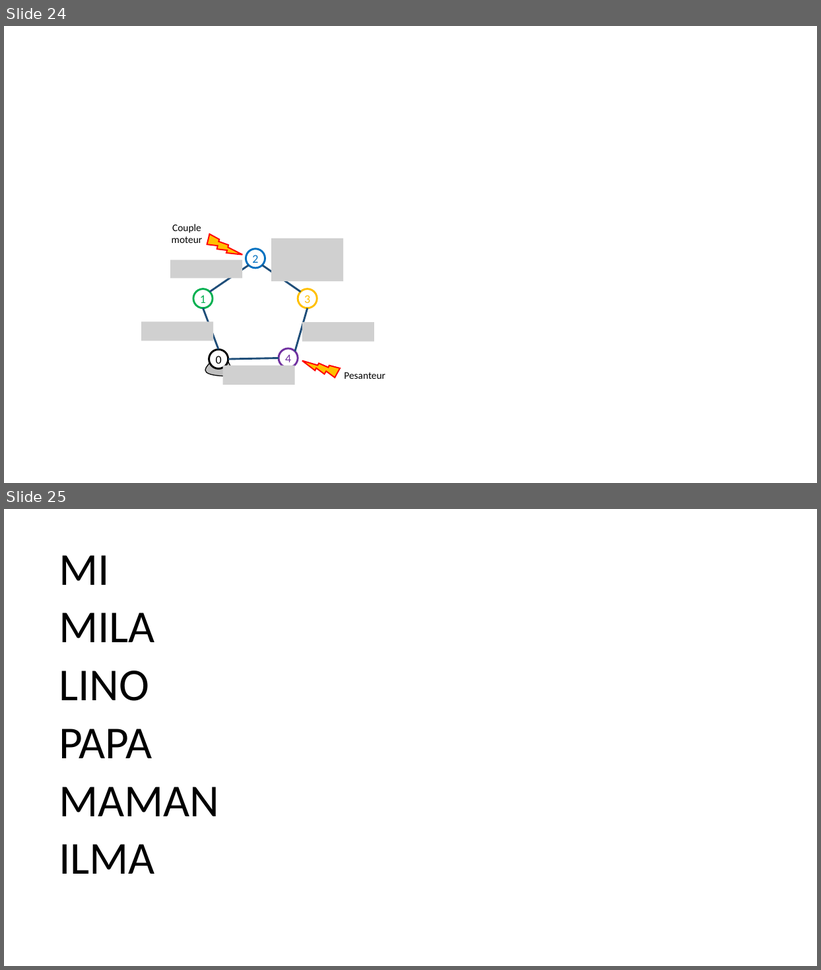
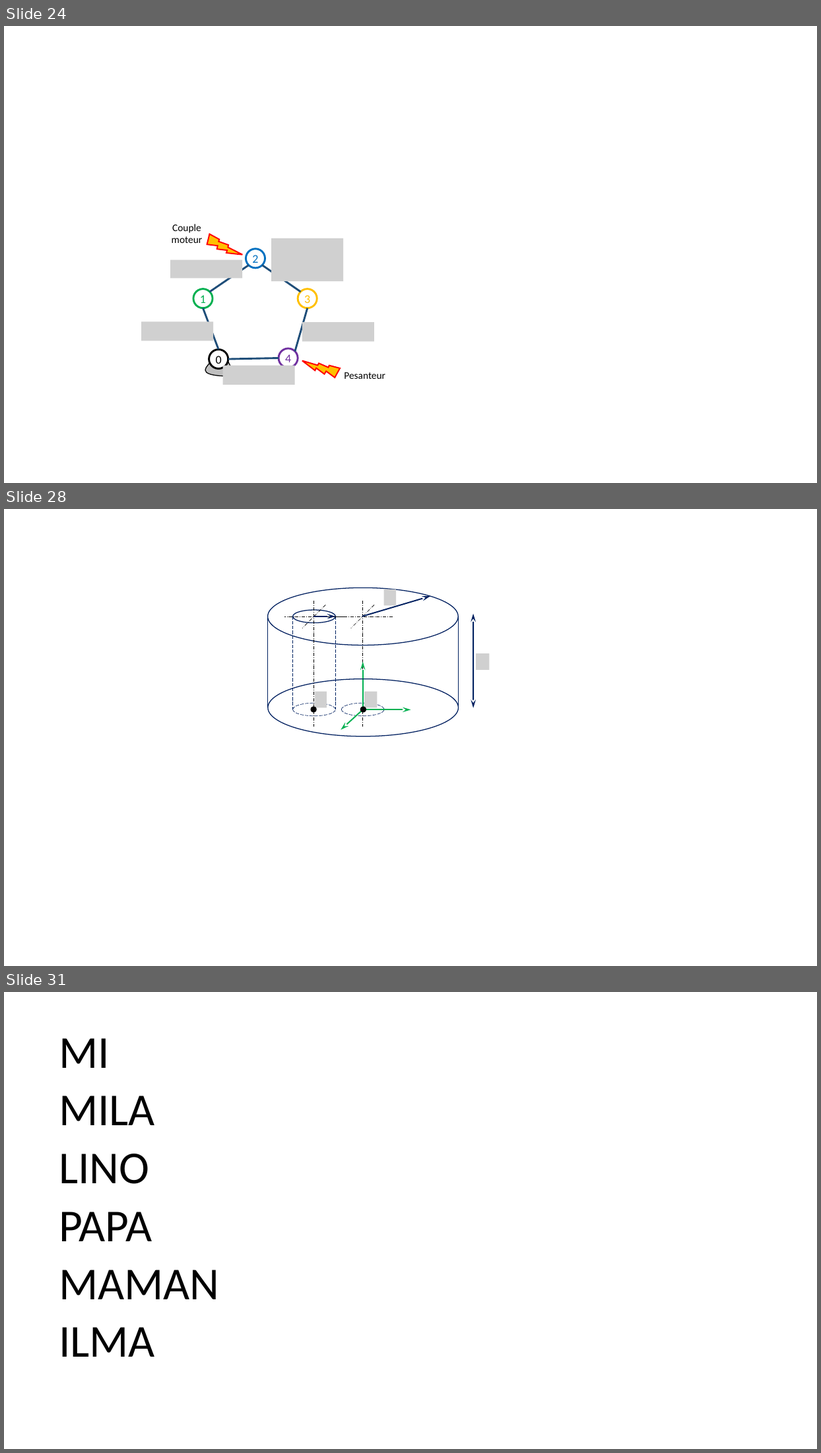
Before and after one commit to xpessoles/ExercicesCompetences, a slide deck: MecanismesDeBase/Figures.pptx. Shown one above the other, each under a label of ours: slides 24 and 25 before the commit, slides 24, 28 and 31 after it; the slides between them are not shown. The pictures are 821x970 and 821x1453 pixels, drawn with LibreOffice and Linux fonts; fonts in the diff are those of the drawing; grey boxes stand for pictures; background and template pictures are left out. Boxes give left, top, right and bottom in pixels: in the first picture for what was removed or moved away, otherwise in the second. Text is boxed around its words. In the diff, an @@ line names an element or a change of style, - is before the commit and + after.

```diff
--- a/MecanismesDeBase/Figures.pptx
+++ b/MecanismesDeBase/Figures.pptx
@@ slide 28 added at (x1=4, y1=509, x2=817, y2=966), background #FFFFFF @@
@@ ellipse added at (x1=268, y1=588, x2=459, y2=645), outline #002060 1 pt @@
@@ line added from (374, 605) to (351, 628), #000000 0.5 pt dashed @@
@@ line added from (362, 601) to (362, 727), #000000 0.5 pt dashed @@
@@ arrow added from (362, 617) to (430, 596), #002060 1.5 pt @@
@@ picture added at (x1=384, y1=590, x2=396, y2=606) @@
@@ line added from (268, 617) to (268, 708), #002060 1 pt @@
@@ group added at (x1=284, y1=601, x2=345, y2=727): 5 lines, 2 ellipses, 1 arrow @@
@@ line added from (393, 617) to (333, 617), #000000 0.5 pt dashed @@
@@ line added from (459, 617) to (459, 708), #002060 1 pt @@
@@ double arrow added from (474, 708) to (474, 614), #002060 1.5 pt @@
@@ picture added at (x1=476, y1=654, x2=490, y2=670) @@
@@ ellipse added at (x1=268, y1=679, x2=459, y2=737), outline #002060 1 pt @@
@@ picture added at (x1=315, y1=691, x2=327, y2=708) @@
@@ ellipse added at (x1=341, y1=703, x2=384, y2=716), outline #002060 0.5 pt dashed @@
@@ ellipse added at (x1=312, y1=707, x2=316, y2=712), fill #000000, outline #000000 1.5 pt @@
@@ group added at (x1=341, y1=662, x2=411, y2=730): 3 arrows, 1 picture, 1 ellipse @@
@@ what was slide 25 is now slide 31 @@
```
Also in this commit, not shown: 1 slide changed, 5 other slides added, 14 other files.
